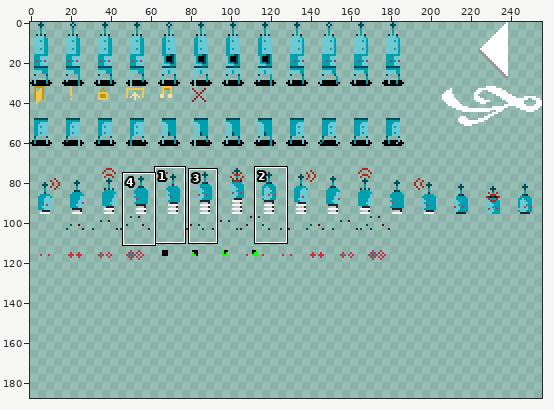
File history of a sprite sheet, res/sprites.png. The picture above shows the old version from afar; the outline marks the close-up.
Close-up. Before:
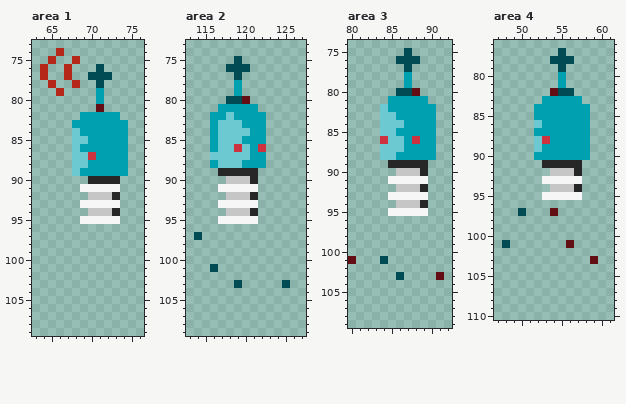
The file is 256x256 pixels. Shown: area 1: x 63..76, y 73..109; area 2: x 113..127, y 73..109; area 3: x 80..92, y 74..109; area 4: x 47..61, y 76..110. The wide view leaves out empty margins. The commit also changed other parts of the picture, which this record leaves out.
The result:
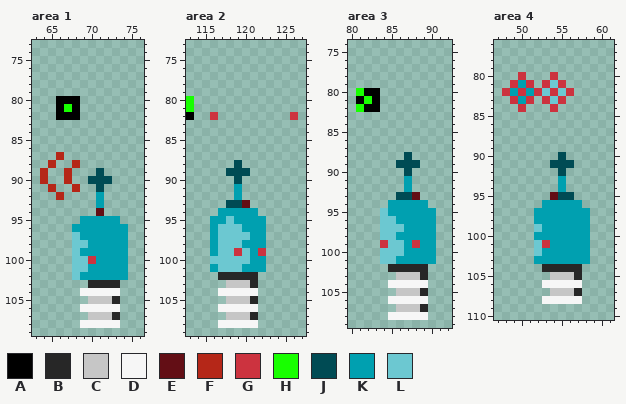
Palette (. is transparent): A #000000  B #272727  C #c6c6c6  D #f6f6f6  E #630e15  F #b52718  G #cc333f  H #18ff00  J #004b54  K #00a0b0  L #6cc8d1
Diff:
Area 1:
y 74: x 66 F -> .
y 75: x 65 F -> .; x 68 F -> .
y 76: x 64 F -> .; x 67 F -> .; x 71 J -> .
y 77: x 64 F -> .; x 67 F -> .; x 70..72 JJJ -> ...
y 78: x 65 F -> .; x 68 F -> .; x 71 J -> .
y 79: x 66 F -> .; x 71 K -> .
y 80: x 66..68 ... -> AAA; x 71 K -> .
y 81: x 66..68 ... -> AHA; x 71 E -> .
y 82: x 66..73 ...KKKKK -> AAA.....
y 83: x 68..74 KKKKKKK -> .......
y 84: x 68..74 LKKKKKK -> .......
y 85: x 68..74 LLKKKKK -> .......
y 86: x 68..74 LKKKKKK -> .......
y 87: x 66 . -> F; x 68..74 LLGKKKK -> .......
y 88: x 65 . -> F; x 68..74 LLKKKKK -> F......
y 89: x 64 . -> F; x 67..74 .LKKKKKK -> F...J...
y 90: x 64 . -> F; x 67 . -> F; x 70..73 BBBB -> JJJ.
y 91: x 65 . -> F; x 68..73 .DDDDD -> F..J..
y 92: x 66 . -> F; x 70..73 CCCB -> .K..
y 93: x 69..73 DDDDD -> ..K..
y 94: x 70..73 CCCB -> .E..
y 95: x 69..73 DDDDD -> KKKKK
y 96: x 68..74 ....... -> KKKKKKK
y 97: x 68..74 ....... -> LKKKKKK
y 98: x 68..74 ....... -> LLKKKKK
y 99: x 68..74 ....... -> LKKKKKK
y 100: x 68..74 ....... -> LLGKKKK
y 101: x 68..74 ....... -> LLKKKKK
y 102: x 68..74 ....... -> LKKKKKK
y 103: x 70..73 .... -> BBBB
y 104: x 69..73 ..... -> DDDDD
y 105: x 70..73 .... -> CCCB
y 106: x 69..73 ..... -> DDDDD
y 107: x 70..73 .... -> CCCB
y 108: x 69..73 ..... -> DDDDD
Area 2:
y 75: x 119 J -> .
y 76: x 118..120 JJJ -> ...
y 77: x 119 J -> .
y 78..79: x 119 K -> .
y 80: x 113 . -> H; x 118..120 JJE -> ...
y 81: x 113 . -> H; x 117..121 KKKKK -> .....
y 82: x 113 . -> A; x 116..122 KKLKKKK -> G......; x 126 . -> G
y 83: x 116..122 KLLLKKK -> .......
y 84: x 116..122 KLLLLKK -> .......
y 85: x 116..122 KLLLKKK -> .......
y 86: x 116..122 KLLGLKG -> .......
y 87: x 116..122 LLLLLKK -> .......
y 88: x 116..122 KLLLKKK -> ...J...
y 89: x 117..121 BBBBB -> .JJJ.
y 90: x 118..121 CCCB -> .J..
y 91: x 117..121 DDDDD -> ..K..
y 92: x 118..121 CCCB -> .K..
y 93: x 117..121 DDDDD -> .JJE.
y 94: x 117..121 .CCCB -> KKKKK
y 95: x 116..122 .DDDDD. -> KKLKKKK
y 96: x 116..122 ....... -> KLLLKKK
y 97: x 114 J -> .; x 116..122 ....... -> KLLLLKK
y 98: x 116..122 ....... -> KLLLKKK
y 99: x 116..122 ....... -> KLLGLKG
y 100: x 116..122 ....... -> LLLLLKK
y 101: x 116..122 J...... -> KLLLKKK
y 102: x 117..121 ..... -> BBBBB
y 103: x 118..121 .J.. -> CCCB; x 125 J -> .
y 104: x 117..121 ..... -> DDDDD
y 105: x 118..121 .... -> CCCB
y 106: x 117..121 ..... -> DDDDD
y 107: x 118..121 .... -> CCCB
y 108: x 117..121 ..... -> DDDDD
Area 3:
y 75: x 87 J -> .
y 76: x 86..88 JJJ -> ...
y 77: x 87 J -> .
y 78..79: x 87 K -> .
y 80: x 81..83 ... -> HAA; x 86..88 JJE -> ...
y 81: x 81..83 ... -> AHA; x 85..89 KKKKK -> .....
y 82: x 81..90 ...LKKKKKK -> HAA.......
y 83: x 84..90 LLKKKKK -> .......
y 84: x 84..90 LLLKKKK -> .......
y 85: x 84..90 LLKKKKK -> .......
y 86: x 84..90 GLLKGKK -> .......
y 87: x 84..90 LLLKKKK -> .......
y 88: x 84..90 LLKKKKK -> ...J...
y 89: x 85..89 BBBBB -> .JJJ.
y 90: x 86..89 CCCB -> .J..
y 91: x 85..89 DDDDD -> ..K..
y 92: x 86..89 CCCB -> .K..
y 93: x 85..89 DDDDD -> .JJE.
y 94: x 85..89 .CCCB -> KKKKK
y 95: x 84..90 .DDDDD. -> LKKKKKK
y 96: x 84..90 ....... -> LLKKKKK
y 97: x 84..90 ....... -> LLLKKKK
y 98: x 84..90 ....... -> LLKKKKK
y 99: x 84..90 ....... -> GLLKGKK
y 100: x 84..90 ....... -> LLLKKKK
y 101: x 80 E -> .; x 84..90 J...... -> LLKKKKK
y 102: x 85..89 ..... -> BBBBB
y 103: x 86..89 J... -> CCCB; x 91 E -> .
y 104: x 85..89 ..... -> DDDDD
y 105: x 86..89 .... -> CCCB
y 106: x 85..89 ..... -> DDDDD
y 107: x 86..89 .... -> CCCB
y 108: x 85..89 ..... -> DDDDD
Area 4:
y 77: x 55 J -> .
y 78: x 54..56 JJJ -> ...
y 79: x 55 J -> .
y 80: x 50 . -> G; x 54..55 .K -> G.
y 81: x 49..51 ... -> GKG; x 53..55 ..K -> GLG
y 82: x 48..56 ......EJJ -> GKGKGLGLG
y 83: x 49..51 ... -> GKG; x 53..57 KKKKK -> GLG..
y 84: x 50 . -> G; x 52..58 KKKKKKK -> ..G....
y 85: x 52..58 KKKKKKK -> .......
y 86: x 52..58 LKKKKKK -> .......
y 87: x 52..58 KKKKKKK -> .......
y 88: x 52..58 LGKKKKK -> .......
y 89: x 52..58 LKKKKKK -> .......
y 90: x 52..58 KKKKKKK -> ...J...
y 91: x 53..57 BBBBB -> .JJJ.
y 92: x 54..57 CCCB -> .J..
y 93: x 53..57 DDDDD -> ..K..
y 94: x 54..57 CCCB -> .K..
y 95: x 53..57 DDDDD -> .EJJ.
y 96: x 53..57 ..... -> KKKKK
y 97: x 50 J -> .; x 52..58 ..E.... -> KKKKKKK
y 98: x 52..58 ....... -> KKKKKKK
y 99: x 52..58 ....... -> LKKKKKK
y 100: x 52..58 ....... -> KKKKKKK
y 101: x 48 J -> .; x 52..58 ....E.. -> LGKKKKK
y 102: x 52..58 ....... -> LKKKKKK
y 103: x 52..59 .......E -> KKKKKKK.
y 104: x 53..57 ..... -> BBBBB
y 105: x 54..57 .... -> CCCB
y 106: x 53..57 ..... -> DDDDD
y 107: x 54..57 .... -> CCCB
y 108: x 53..57 ..... -> DDDDD
Boxes around the changes in both close-ups, in picture pixels (x1, y1, x2, y2):
changed: (40, 48, 128, 328)
changed: (186, 56, 298, 328)
changed: (348, 48, 444, 320)
changed: (502, 48, 598, 304)
